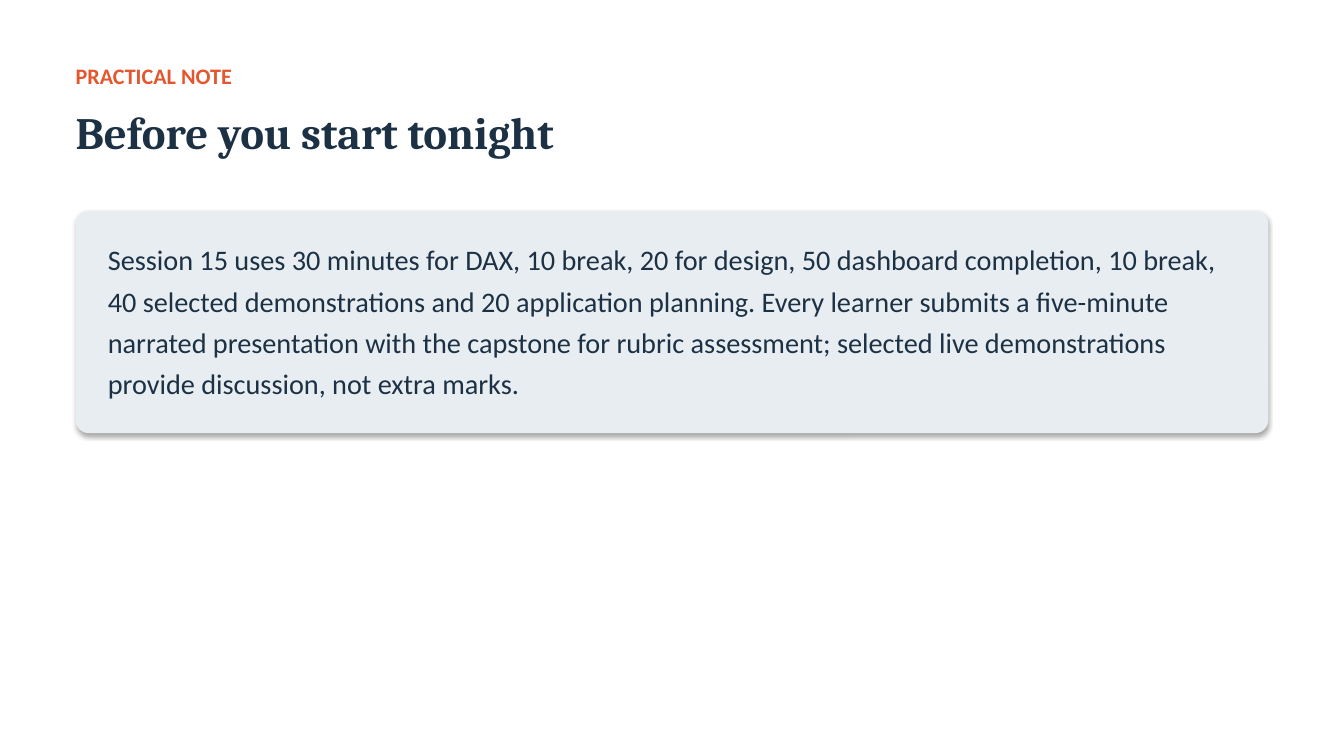
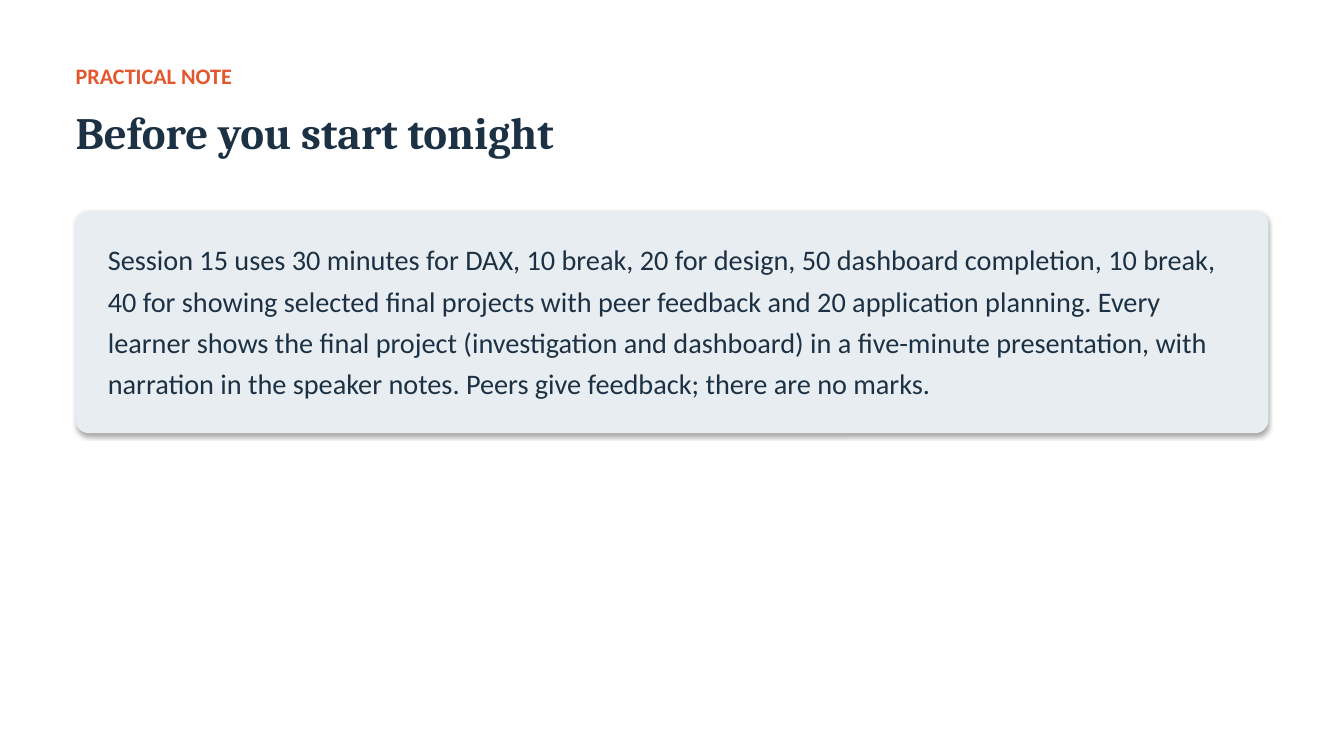
Before and after one commit to Jotham566/teaching-material, a slide deck: slide 20 of DataAnalysis_Track/decks/DA_S15_Measures_a_dashboard_and_presenting_it.pptx. Drawn at 1344x756 pixels with LibreOffice and Linux fonts; fonts in the diff are those of the drawing. Boxes give left, top, right and bottom in pixels: in the first picture for what was removed or moved away, otherwise in the second. Text is boxed around its words. In the diff, an @@ line names an element or a change of style, - is before the commit and + after.

```diff
--- a/DataAnalysis_Track/decks/DA_S15_Measures_a_dashboard_and_presenting_it.pptx
+++ b/DataAnalysis_Track/decks/DA_S15_Measures_a_dashboard_and_presenting_it.pptx
@@ text at (108, 250, 1215, 399): text changed @@
-Session 15 uses 30 minutes for DAX, 10 break, 20 for design, 50 dashboard completion, 10 break, 40 selected demonstrations and 20 application planning. Every learner submits a five-minute narrated presentation with the capstone for rubric assessment; selected live demonstrations provide discussion, not extra marks.
+Session 15 uses 30 minutes for DAX, 10 break, 20 for design, 50 dashboard completion, 10 break, 40 for showing selected final projects with peer feedback and 20 application planning. Every learner shows the final project (investigation and dashboard) in a five-minute presentation, with narration in the speaker notes. Peers give feedback; there are no marks.
```
Also in this commit, not shown: 5 other slides changed, 40 other files.
